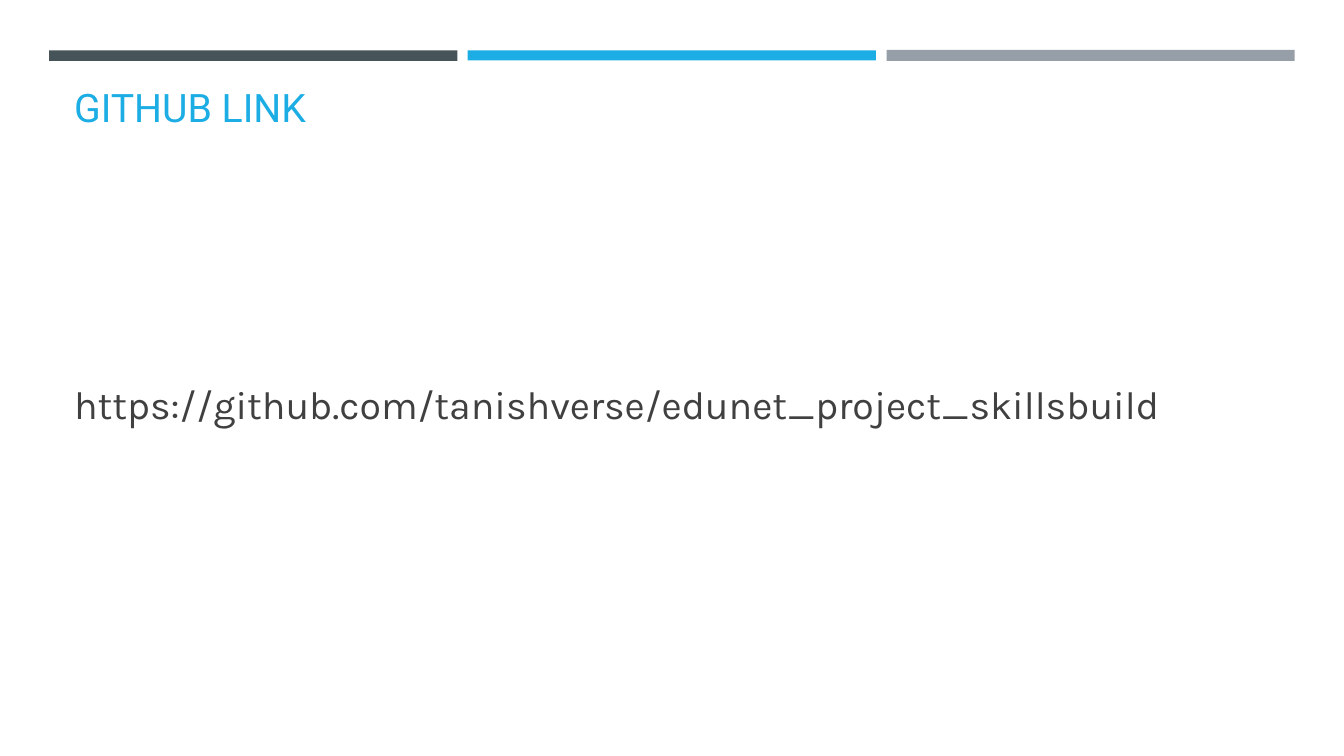
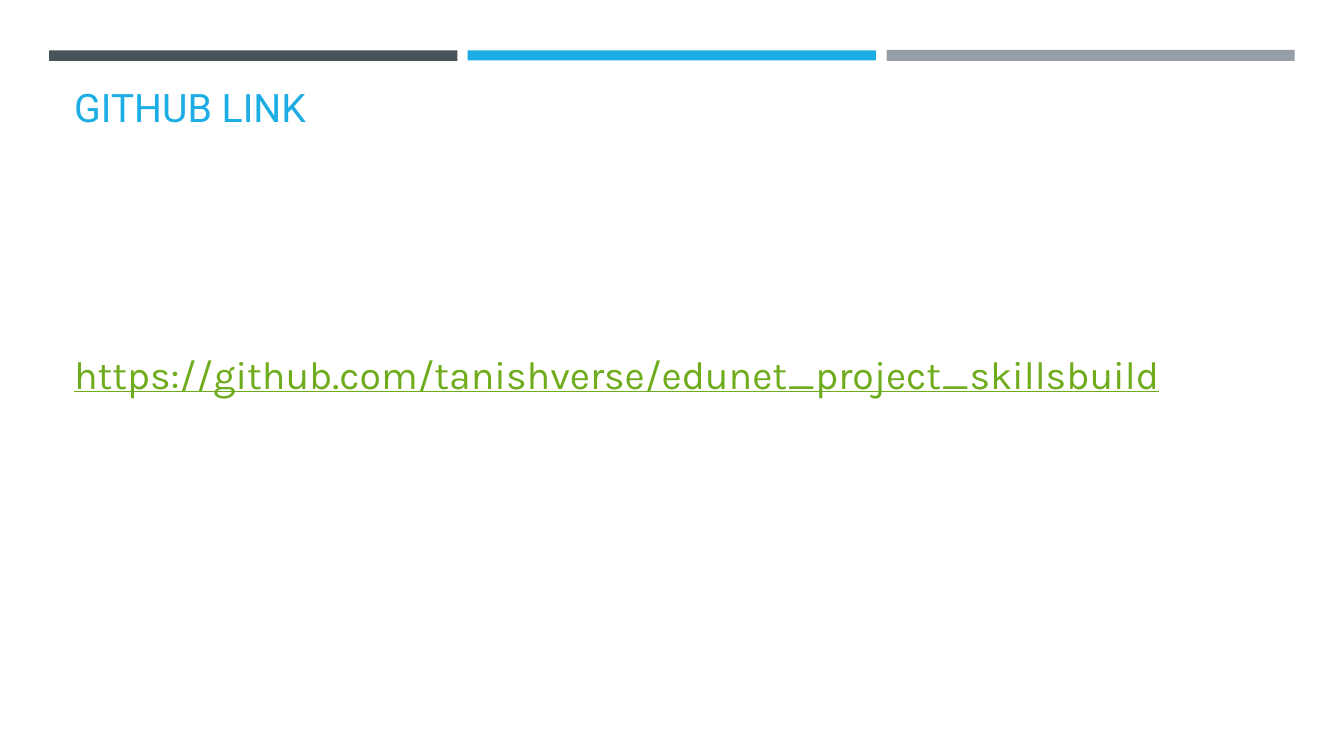
Before and after one commit to tanishverse/edunet_project_skillsbuild, a slide deck: slide 11 of Project Presentation.pptx. Drawn at 1344x756 pixels with LibreOffice and Linux fonts; fonts in the diff are those of the drawing; background and template pictures are left out. Boxes give left, top, right and bottom in pixels: in the first picture for what was removed or moved away, otherwise in the second. Text is boxed around its words. In the diff, an @@ line names an element or a change of style, - is before the commit and + after.

```diff
--- a/Project Presentation.pptx
+++ b/Project Presentation.pptx
@@ text "https://github.com/tanishverse/edunet_project_skillsbuild" at bbox=[74, 360, 1159, 399]: text colour #404040 to #6EAC1C, underline on @@
```
